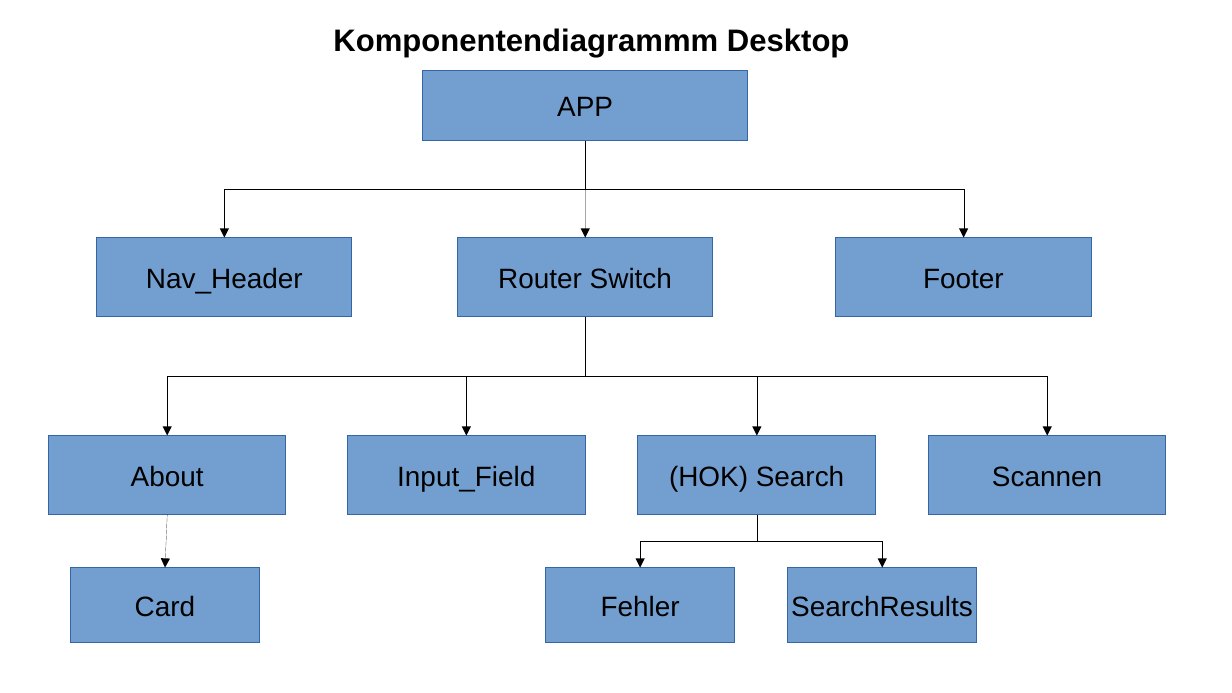
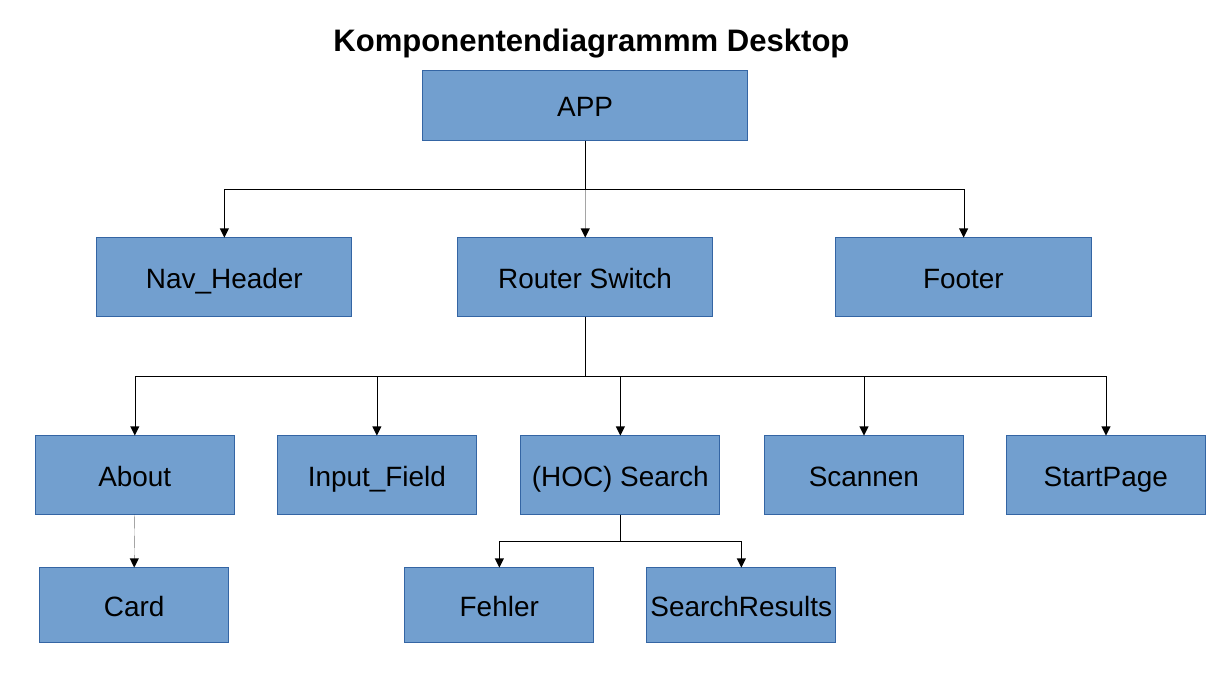
Before and after one commit to HolgerZerbe/foodata, a slide deck: slide 1 of concept/textdateien/Foodata Komponentendiagramm.odp. Drawn at 1232x693 pixels with LibreOffice and Linux fonts; fonts in the diff are those of the drawing. Boxes give left, top, right and bottom in pixels: in the first picture for what was removed or moved away, otherwise in the second. Text is boxed around its words. In the diff, an @@ line names an element or a change of style, - is before the commit and + after.

Commit message:
komponentendaigramm geändert

```diff
--- a/concept/textdateien/Foodata Komponentendiagramm.odp
+++ b/concept/textdateien/Foodata Komponentendiagramm.odp
@@ elbow arrow moved from (586, 316) - (168, 436) to (586, 316) - (135, 436) @@
@@ elbow arrow moved from (586, 316) - (466, 436) to (586, 316) - (377, 436) @@
@@ elbow arrow moved from (586, 316) - (1048, 436) to (586, 316) - (864, 436) @@
@@ elbow arrow moved from (586, 316) - (757, 436) to (586, 316) - (620, 436) @@
@@ elbow arrow added from (586, 316) to (1107, 436), #000000 0 pt @@
@@ rectangle "About": place and size @@
-rectangle "About" at bbox=[48, 436, 286, 515]
+rectangle "About" at bbox=[35, 436, 234, 515]
@@ rectangle "Input_Field": place and size @@
-rectangle "Input_Field" at bbox=[348, 436, 586, 515]
+rectangle "Input_Field" at bbox=[277, 436, 476, 515]
@@ rectangle "(HOC) Search": place and size @@
-rectangle "(HOC) Search" at bbox=[638, 436, 876, 515]
+rectangle "(HOC) Search" at bbox=[521, 436, 720, 515]
@@ rectangle "Scannen": place and size @@
-rectangle "Scannen" at bbox=[929, 436, 1167, 515]
+rectangle "Scannen" at bbox=[765, 436, 964, 515]
@@ rectangle added at bbox=[1006, 436, 1205, 515], fill #729FCF, outline #3465A4 0 pt, 18 pt, text #000000 @@
+StartPage
@@ text in rectangle at bbox=[532, 465, 708, 491]: text changed @@
-(HOK) Search
+(HOC) Search
@@ arrow moved from (168, 515) - (165, 568) to (135, 515) - (134, 568) @@
@@ elbow arrow moved from (757, 515) - (641, 568) to (620, 515) - (500, 568) @@
@@ elbow arrow moved from (757, 515) - (882, 568) to (620, 515) - (741, 568) @@
@@ rectangle "Card": place and size @@
-rectangle "Card" at bbox=[70, 568, 259, 643]
+rectangle "Card" at bbox=[39, 568, 228, 643]
@@ rectangle "Fehler": place and size @@
-rectangle "Fehler" at bbox=[546, 568, 735, 643]
+rectangle "Fehler" at bbox=[405, 568, 594, 643]
@@ rectangle "SearchResults": place and size @@
-rectangle "SearchResults" at bbox=[788, 568, 977, 643]
+rectangle "SearchResults" at bbox=[647, 568, 836, 643]
```
